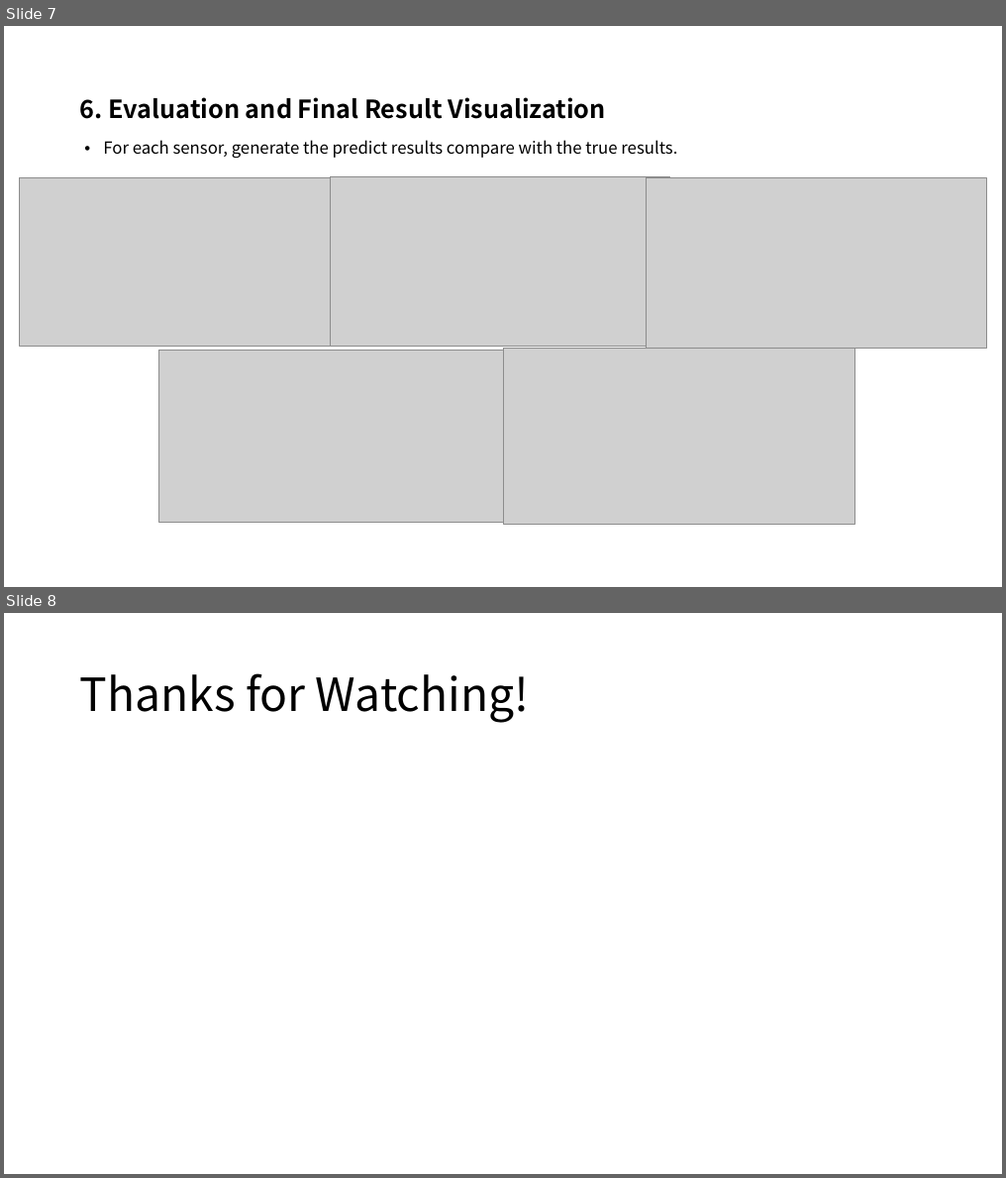
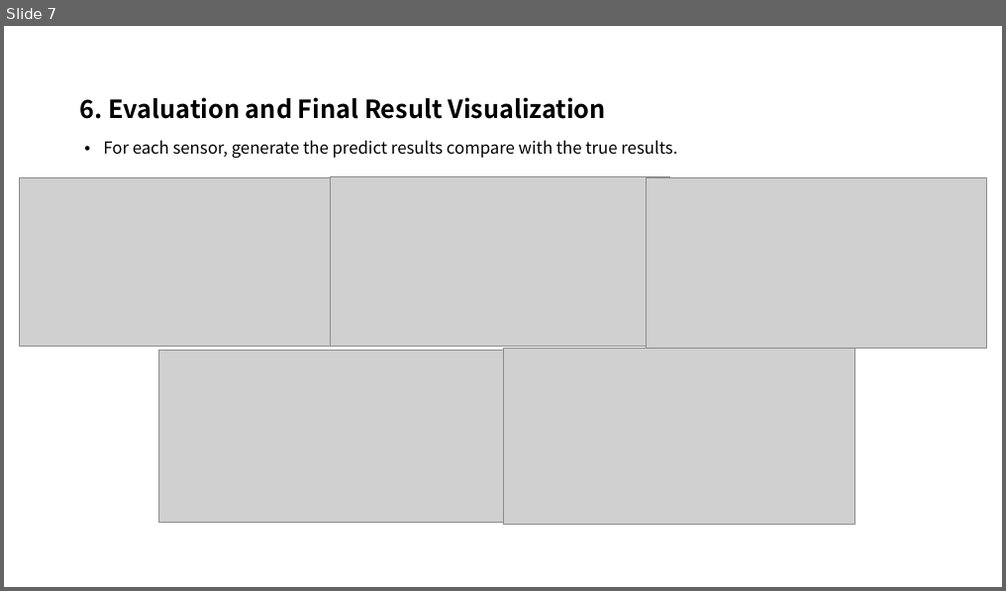
Before and after one commit to Alex-Tang0506/My_python_project, a slide deck: TransportationProject/Presentation.pptx. Shown one above the other, each under a label of ours: slides 7 and 8 before the commit, slide 7 after it. The pictures are 1006x1178 and 1006x591 pixels, drawn with LibreOffice and Linux fonts; fonts in the diff are those of the drawing; grey boxes stand for pictures. Boxes give left, top, right and bottom in pixels: in the first picture for what was removed or moved away, otherwise in the second. Text is boxed around its words. In the diff, an @@ line names an element or a change of style, - is before the commit and + after.

```diff
--- a/TransportationProject/Presentation.pptx
+++ b/TransportationProject/Presentation.pptx
@@ slide 8 removed at bbox=[4, 613, 1002, 1174], background #FFFFFF @@
@@ title removed at bbox=[80, 673, 529, 723] @@
-Thanks for Watching!
```
Also in this commit, not shown: 1 slide added.
